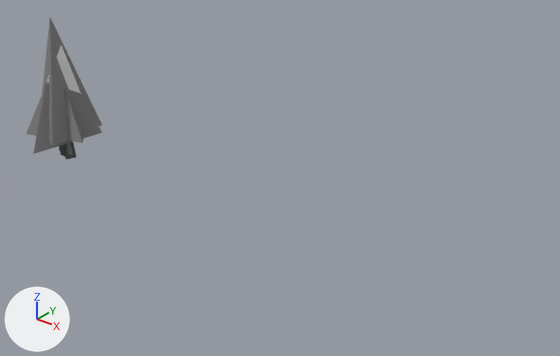
One commit to the Blender file assets/models.blend: the scene before it, then after it.
Both versions are drawn from a camera (50 mm lens) standing at (51.0, -35.3, 26.5) and looking at (20.5, 2.7, 2.9). The axes (+X, +Y, +Z) are drawn at lower left. The lights are the same throughout.

Objects in the first picture: 'tree0', 'tree1', 'tree_snow'.
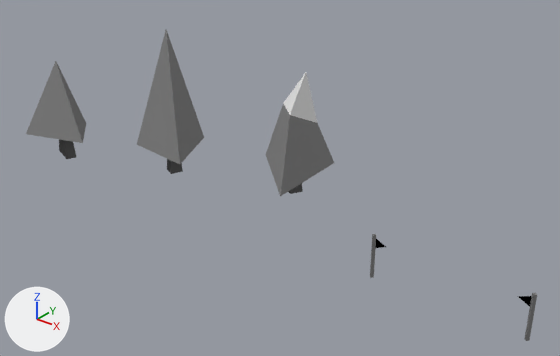
Where the newer file only moved an object's origin or applied its transform, the numbers keep the older frame.

Location of each change, (x1, y1, x2, y2) in pixels of the pictures (560 x 356 px):
'tree0', mesh turned: before (42, 18, 102, 155); after (137, 30, 204, 174)
'tree_snow', mesh turned: before (33, 45, 102, 155); after (266, 72, 334, 196)
'checkpoint_right', mesh moved (not visible before): after (518, 293, 537, 341)
'checkpoint_left', moved (not visible before): after (370, 234, 386, 278)
'tree1', unchanged, uncovered by the edit: before (26, 87, 84, 159); after (26, 61, 86, 159)

Edits to the bpy script that builds the scene:
```text
Change me_cube_002:
    where me_cube_002.from_pydata(...)  # 11 vertices, 6 faces; spans x -0.14..0.87, y -0.14..0.14, z 0.0..3.0
    used by ob_checkpoint_right; location = (0.0, 0.0, 0.0); rotation_euler = (0.0, 0.0, 3.142), in degrees (0, 0, 180)
    me_cube_002 part 1: the whole mesh is moved by (-40.0, 0.0, 0.0)
Change me_cube_003:
    where me_cube_003.from_pydata(...)  # 15 vertices, 11 faces; spans x -2.25..3.09, y -2.38..3.0, z 0.06..9.42
    used by ob_tree_snow; parent = None; location = (0.0, 0.0, 0.0); rotation_euler = (0.0, 0.0, 0.796), in degrees (0, 0, 46)
    me_cube_003 part 2: the whole mesh is turned 18.4 degrees about the z axis through its middle, then moved by (17.69, -9.03, 0.0)
Change me_cube_004:
    where me_cube_004.from_pydata(...)  # 12 vertices, 8 faces; spans x -2.06..3.09, y -2.32..3.0, z 0.06..11.54
    used by ob_tree0; parent = None; location = (0.0, 0.0, 0.0); rotation_euler = (0.0, 0.0, -0.744), in degrees (0, 0, -43)
    me_cube_004 part 3: the whole mesh is turned 18.4 degrees about the z axis through its middle, then moved by (4.7, 8.9, 0.0)
Change ob_checkpoint_left:
    ob_checkpoint_left.location: (0.0, 0.0, 0.0) -> (30.0, 0.0, 0.0)
```
